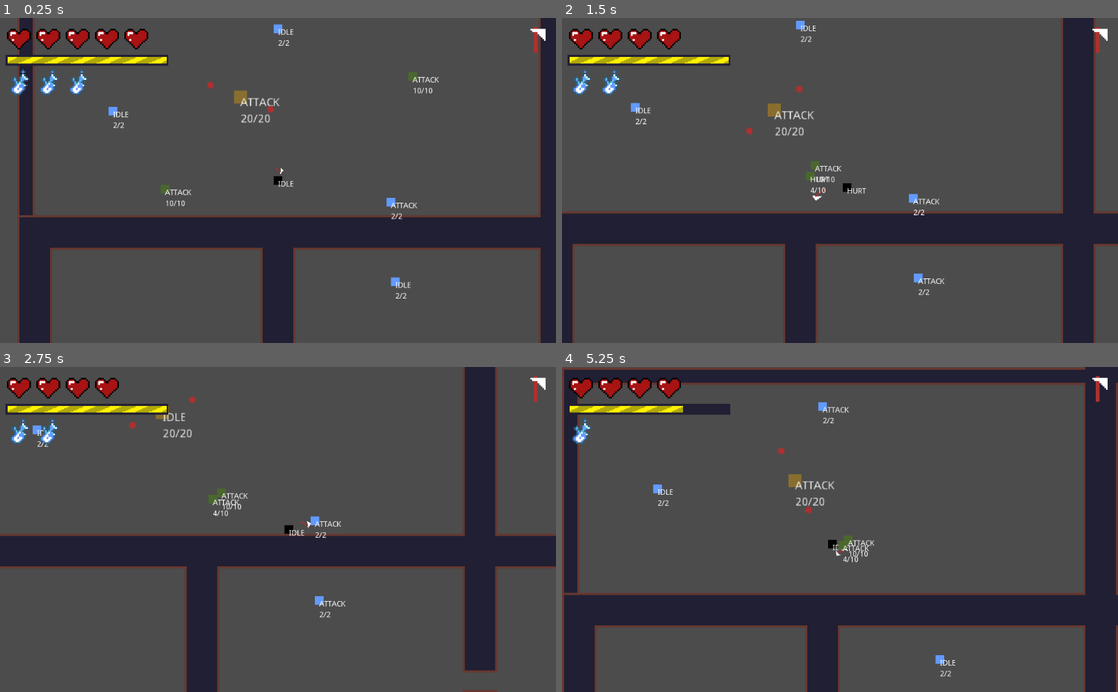
Above: before the commit, frames 1-4 (two rows, left to right).
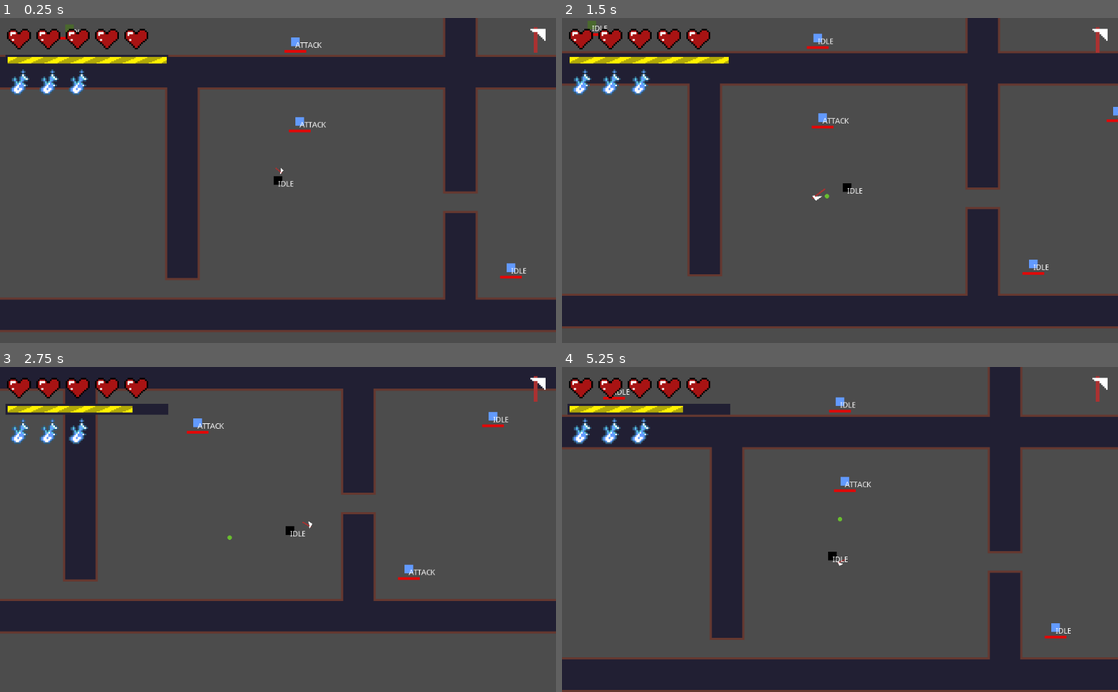
Above: after the commit, the same moments.

Repository: renzoventura/god-of-war
Game: Godot game, scene res://scenes/level/TemplateLevel.tscn
Same seed, same stepped clock (60 frames per second), same inputs: the game is played once before the commit and once after it.
Inputs (mouse positions are in pixels of both pictures, inside the frame that each line leads up to):
- Up to frame 1 (0.25 s): no input
- Up to frame 2 (1.5 s): move the mouse to (962, 164) at 0.52 s; hold D (right) 0.53-1.28 s; click (962, 164) at 0.6 s; move the mouse to (728, 196) at 1.27 s; hold S (down) from 1.28 s (still down); click (728, 196) at 1.35 s
- Up to frame 3 (2.75 s): move the mouse to (333, 458) at 2.02 s; release S (down) at 2.03 s; hold D (right) from 2.03 s (still down); tap Space (dash) at 2.1 s; click (333, 458) at 2.3 s
- Up to frame 4 (5.25 s): move the mouse to (812, 594) at 2.77 s; release D (right) at 2.78 s; hold W (up) 2.78-3.53 s; right-click (812, 594) at 2.85 s; click (812, 594) at 3.05 s; move the mouse to (1006, 578) at 3.52 s; hold A (left) 3.53-5.03 s; click (1006, 578) at 3.6 s; move the mouse to (673, 480) at 4.27 s; click (673, 480) at 4.35 s; move the mouse to (867, 529) at 5.02 s; hold S (down) from 5.03 s (still down); tap Space (dash) at 5.1 s

The runs differ from the first frame. In frame 1, 41% of the frame differs, in the area x 0-100%, y 0-100%; in frame 2, 42%; in frame 3, 38%; in frame 4, 47%.

Commit message:
Add enemy lives

Diff:
--- a/project.godot
+++ b/project.godot
@@ -18,6 +18,11 @@
 config/name="Axe Dude"
 run/main_scene="res://scenes/level/TemplateLevel.tscn"
 config/icon="res://icon.png"
+
+[debug]
+
+settings/fps/force_fps=60
+settings/stdout/print_fps=true
 
 [display]
 
--- a/scenes/enemy/BasherEnemy.tscn
+++ b/scenes/enemy/BasherEnemy.tscn
@@ -7,10 +7,9 @@
 [sub_resource type="CircleShape2D" id=1]
 radius = 151.132
 
-[sub_resource type="CircleShape2D" id=3]
+[sub_resource type="CircleShape2D" id=2]
 
-[sub_resource type="Animation" id=2]
-resource_name = "BashAttack"
+[sub_resource type="Animation" id=3]
 length = 2.0
 step = 0.05
 
@@ -39,10 +38,10 @@
 collision_layer = 8
 
 [node name="CollisionShape2D" type="CollisionShape2D" parent="AttackHitBox" index="0"]
-shape = SubResource( 3 )
+shape = SubResource( 2 )
 
 [node name="AnimationPlayer" type="AnimationPlayer" parent="." index="9"]
-anims/BashAttack = SubResource( 2 )
+anims/BashAttack = SubResource( 3 )
 
 [node name="CoolDownTimer" type="Timer" parent="." index="10"]
 wait_time = 3.0
--- a/scenes/enemy/BossEnemy.gd
+++ b/scenes/enemy/BossEnemy.gd
@@ -19,9 +19,12 @@
 var max_negative_moved_value_list = [-30, 0]
 
 func _ready():
-	orbsRandomizer.start()
 	health = 100
 	maxhealth = 100
+	isntanced_position = global_position;
+	healthText.text = generate_health_string()
+	set_up_health_bar()
+	orbsRandomizer.start()
 	pass # Replace with function body.
 
 func attack_feature():
--- a/scenes/enemy/Enemy.gd
+++ b/scenes/enemy/Enemy.gd
@@ -8,6 +8,7 @@
 onready var staggerTimer = $StaggerTime
 onready var healthText = $HealthText
 onready var detectionZone = $"AI/DectectionZone"
+onready var healthbar = $"Position2D/HealthBar"
 
 var motion = Vector2(0,0)
 var isFrozen = false;
@@ -18,9 +19,11 @@
 # Called when the node enters the scene tree for the first time.
 
 var isntanced_position
+
 func _ready():
 	isntanced_position = global_position;
 	healthText.text = generate_health_string()
+	set_up_health_bar()
 
 func generate_health_string():
 	var text = str(health) + "/" + str(maxhealth)
@@ -28,7 +31,8 @@
 
 
 func _process(delta):
-	healthText.text = generate_health_string()
+#	healthText.text = generate_health_string()
+	update_health_bar()
 	match state:
 		IDLE:
 			idle()
@@ -128,3 +132,10 @@
 #	print("RETURNING")
 	var player_direction = isntanced_position - self.position
 	move_and_slide(return_speed * player_direction.normalized())
+
+func set_up_health_bar():
+	healthbar.value = health
+	healthbar.max_value = maxhealth
+
+func update_health_bar():
+	healthbar.value = health
--- a/scenes/enemy/Enemy.tscn
+++ b/scenes/enemy/Enemy.tscn
@@ -1,7 +1,9 @@
-[gd_scene load_steps=6 format=2]
+[gd_scene load_steps=8 format=2]
 
 [ext_resource path="res://assets/enemy/enemy_sprite.png" type="Texture" id=1]
 [ext_resource path="res://scenes/enemy/Enemy.gd" type="Script" id=2]
+[ext_resource path="res://assets/enemy/enemy_health.png" type="Texture" id=3]
+[ext_resource path="res://assets/enemy/enemy_health_empty.png" type="Texture" id=4]
 
 [sub_resource type="RectangleShape2D" id=1]
 extents = Vector2( 9.86011, 9.55098 )
@@ -55,9 +57,22 @@
 one_shot = true
 
 [node name="HealthText" type="Label" parent="."]
+visible = false
 margin_top = 20.0
 margin_right = 40.0
 margin_bottom = 14.0
+__meta__ = {
+"_edit_use_anchors_": false
+}
+
+[node name="Position2D" type="Position2D" parent="."]
+position = Vector2( -20, 15 )
+
+[node name="HealthBar" type="TextureProgress" parent="Position2D"]
+margin_right = 40.0
+margin_bottom = 40.0
+texture_under = ExtResource( 4 )
+texture_progress = ExtResource( 3 )
 __meta__ = {
 "_edit_use_anchors_": false
 }
--- a/scenes/enemy/RangeEnemy.gd
+++ b/scenes/enemy/RangeEnemy.gd
@@ -8,13 +8,17 @@
 var charge_timer_lenght_list = [1,2,3,4]
 
 func _ready():
+	health = 2
+	maxhealth = 2
+	isntanced_position = global_position;
+	healthText.text = generate_health_string()
+	set_up_health_bar()
 	bullet_timer.wait_time = charge_timer_lenght_list[randi() % charge_timer_lenght_list.size()]
 	bullet_timer.start()
-	health = 2
-	maxhealth = 2
 
-func idle_feature():
-	pass
+
+#func idle_feature():
+#	pass
 
 func frozen_feature():
 	pass
@@ -26,7 +30,7 @@
 
 func attack_mode_on():
 	if(!canAttack):
-		print(bullet_timer.wait_time)
+#		print(bullet_timer.wait_time)
 		bullet_timer.start()
 
 func fireBullet():
@@ -36,7 +40,7 @@
 	var dir = (player.global_position - global_position).normalized()
 	bullet_instance.direction = dir
 	bullet_timer.wait_time = charge_timer_lenght_list[randi() % charge_timer_lenght_list.size()]
-	print(bullet_timer.wait_time)
+#	print(bullet_timer.wait_time)
 	bullet_container.add_child(bullet_instance)
 	bullet_timer.start()
 
--- a/scenes/enemy/SlowBigEnemy.gd
+++ b/scenes/enemy/SlowBigEnemy.gd
@@ -8,6 +8,9 @@
 func _ready():
 	health = 20
 	maxhealth = 20
+	isntanced_position = global_position;
+	healthText.text = generate_health_string()
+	set_up_health_bar()
 	pass # Replace with function body.
 
 func attack_feature():
--- a/scenes/enemy/SlowBigEnemy.tscn
+++ b/scenes/enemy/SlowBigEnemy.tscn
@@ -7,7 +7,6 @@
 
 [node name="SlowBigEnemy" instance=ExtResource( 1 )]
 position = Vector2( 0, 0 )
-scale = Vector2( 1.5, 1.5 )
 script = ExtResource( 3 )
 
 [node name="Sprite" parent="." index="0"]
--- a/scenes/level/TemplateLevel.tscn
+++ b/scenes/level/TemplateLevel.tscn
@@ -13,7 +13,7 @@
 script = ExtResource( 3 )
 
 [node name="Player" parent="." instance=ExtResource( 1 )]
-position = Vector2( -992, -288 )
+position = Vector2( -816, 8 )
 
 [node name="Enemies" type="Node2D" parent="."]
 
Binary file added: assets/enemy/enemy_health.png
Not shown, added: assets/enemy/enemy_health.png.import
Binary file added: assets/enemy/enemy_health_empty.png
Not shown, added: assets/enemy/enemy_health_empty.png.import
